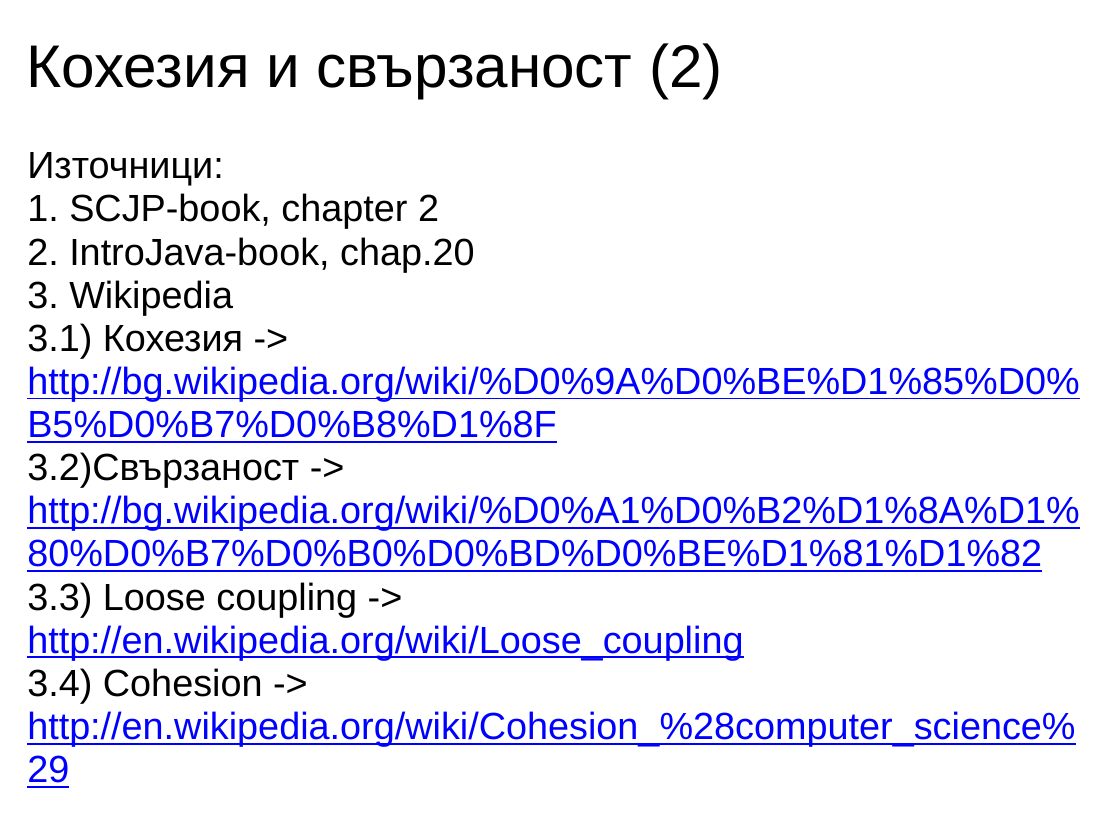
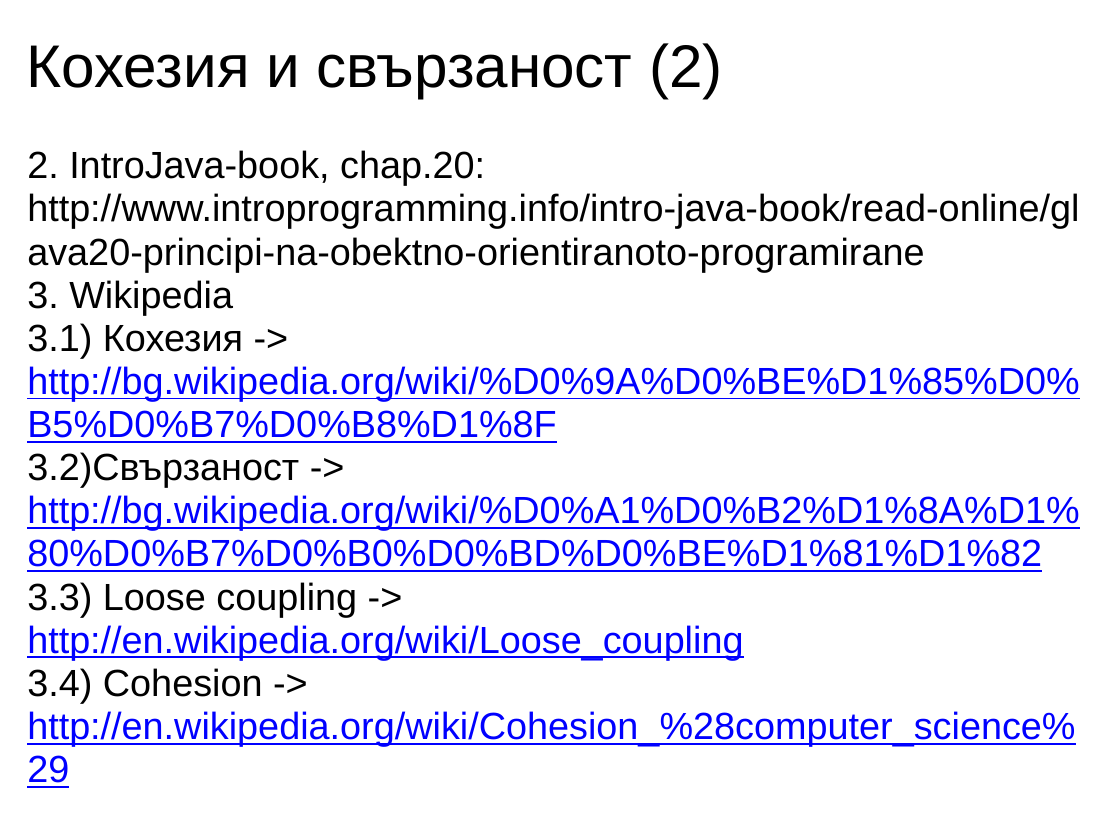
Before and after one commit to uamartins/design-patterns-book, a slide deck: slide 6 of resources/Chapter-03-Principles-of-OOD/Chapter-03-Principles-of-Object-Oriented-Design.ppt. Drawn at 1120x840 pixels with LibreOffice and Linux fonts; fonts in the diff are those of the drawing. Boxes give left, top, right and bottom in pixels: in the first picture for what was removed or moved away, otherwise in the second. Text is boxed around its words. In the diff, an @@ line names an element or a change of style, - is before the commit and + after.

Commit message:
- last revision done, chapter is ready for writing;

```diff
--- a/resources/Chapter-03-Principles-of-OOD/Chapter-03-Principles-of-Object-Oriented-Design.ppt
+++ b/resources/Chapter-03-Principles-of-OOD/Chapter-03-Principles-of-Object-Oriented-Design.ppt
@@ text at (27,150,1079,272): text changed @@
-Източници:
-1. SCJP-book, chapter 2
-2. IntroJava-book, chap.20
+2. IntroJava-book, chap.20: http://www.introprogramming.info/intro-java-book/read-online/glava20-principi-na-obektno-orientiranoto-programirane
```
Also in this commit, not shown: 1 other slide changed, 1 slide removed, 1 other file.
